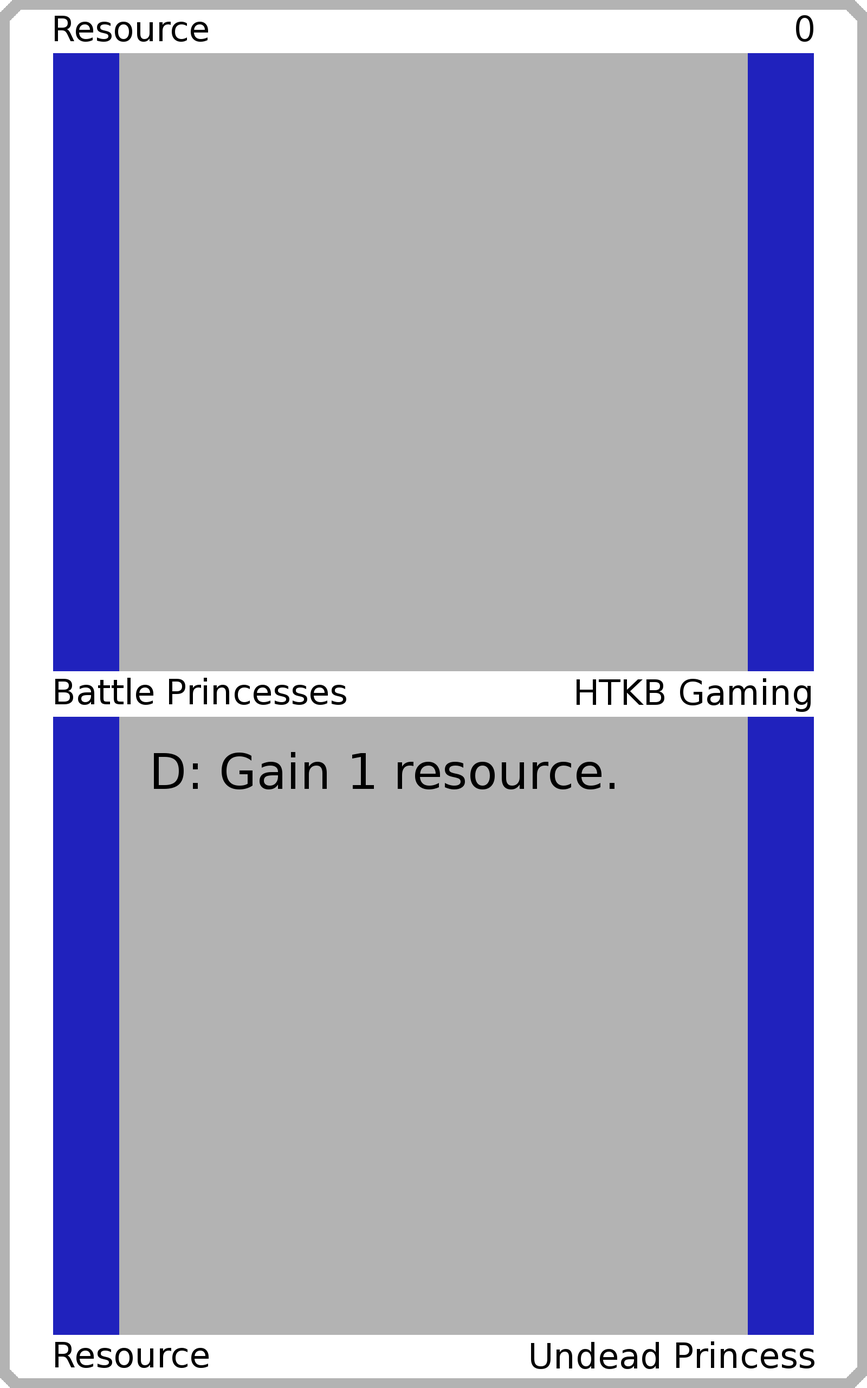
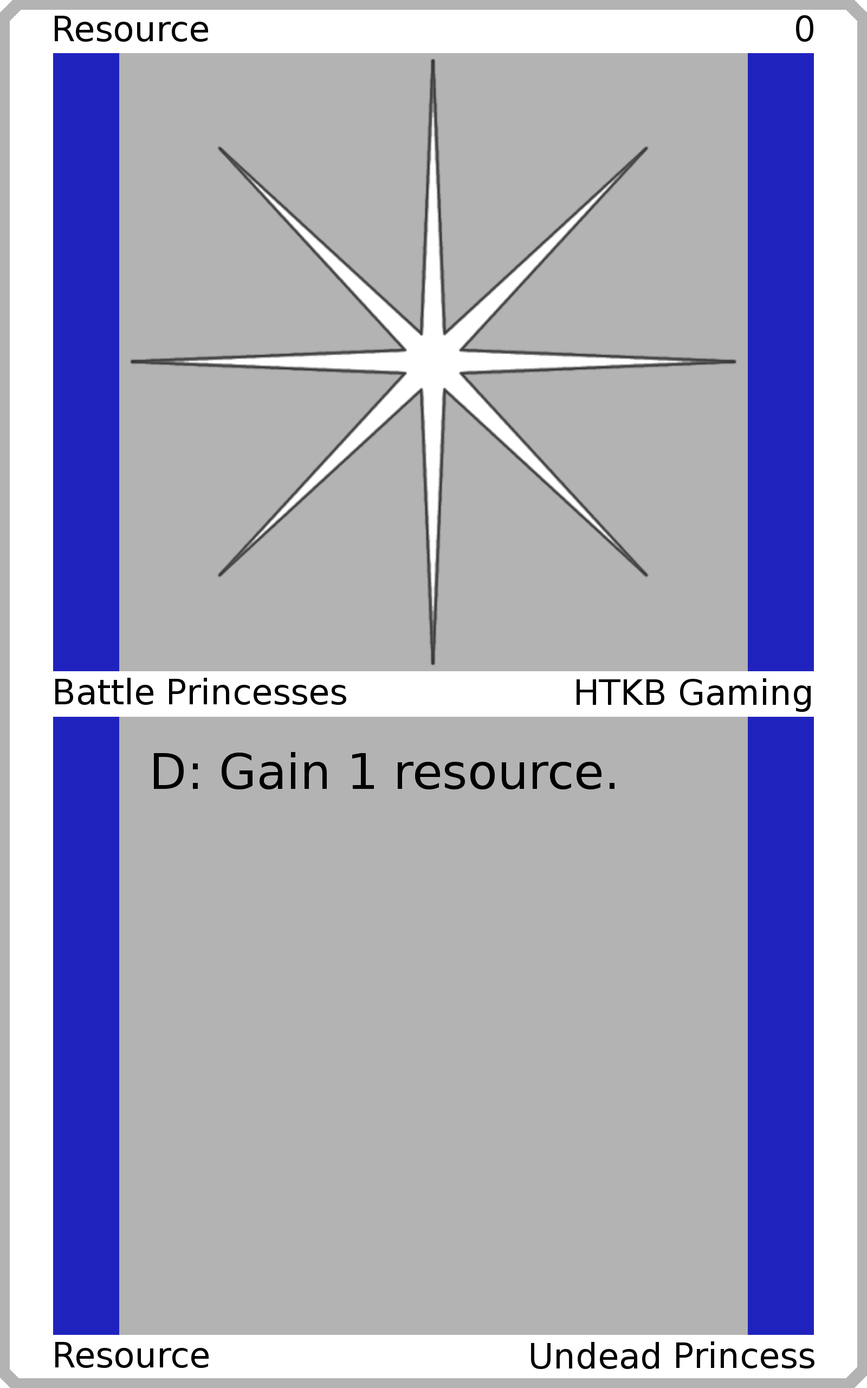
Layer changes from the first 867px x 1388px image to the second:
added layer "Art" above "Top Background" over (129, 57, 738, 666)
